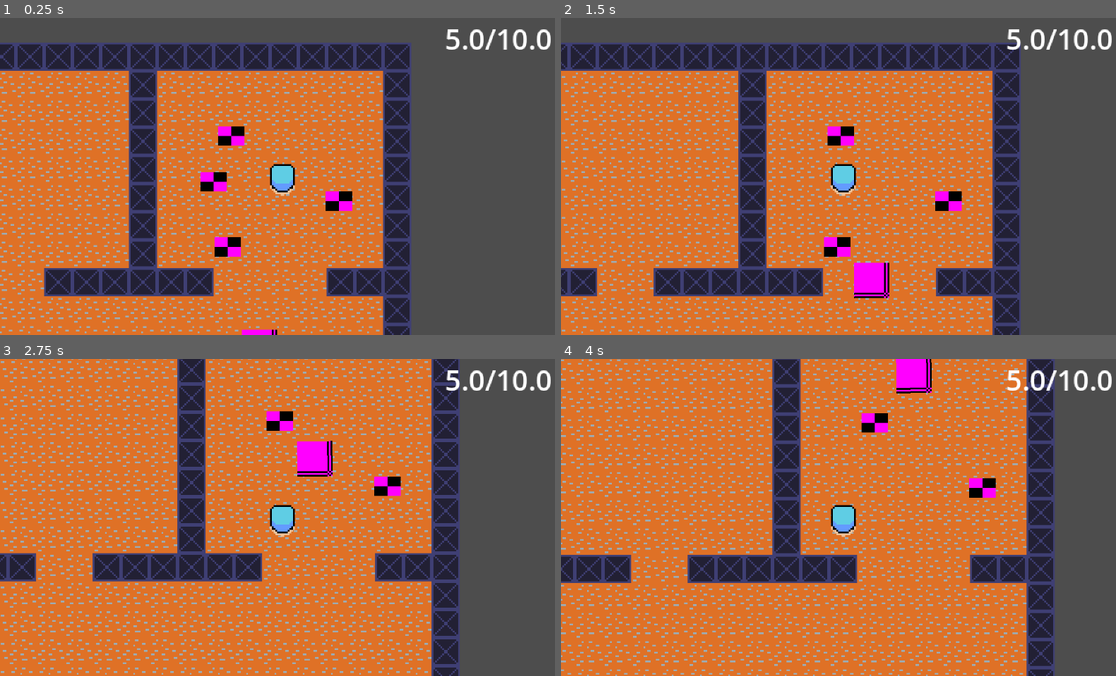
Above: before the commit, frames 1-4 (two rows, left to right).
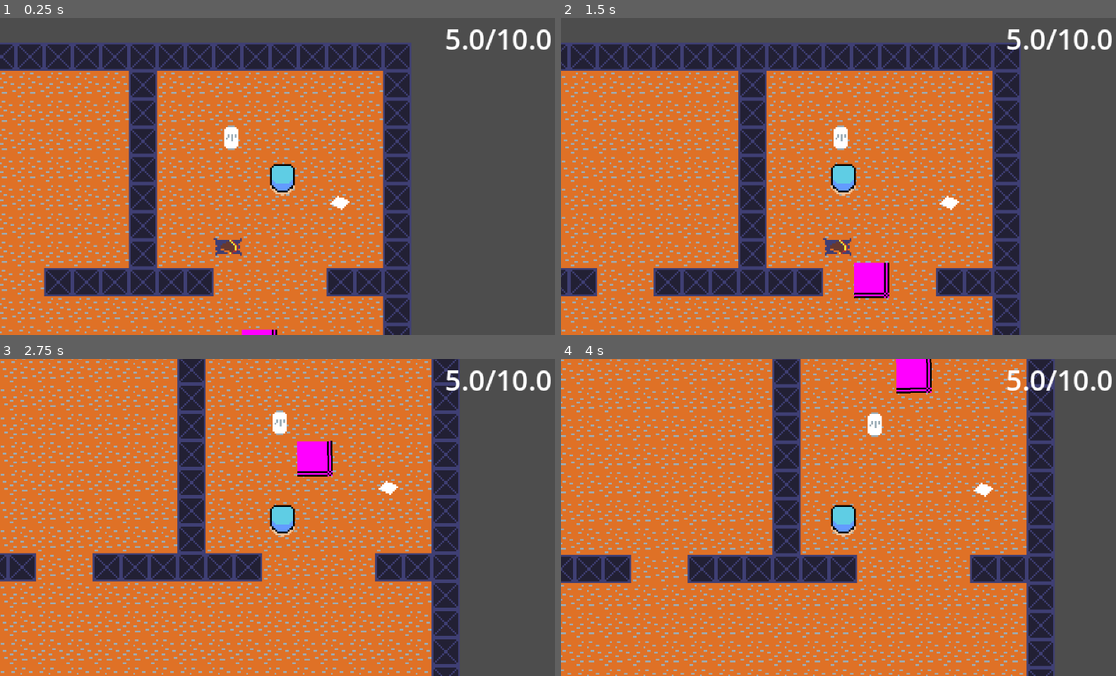
Above: after the commit, the same moments.

Repository: Robothan36/VLG-rpg
Game: Godot game, scene res://scene/main.tscn
Same seed, same stepped clock (60 frames per second), same inputs: the game is played once before the commit and once after it.
Inputs:
- Up to frame 1 (0.25 s): no input
- Up to frame 2 (1.5 s): tap Enter at 0.5 s; hold A (A) 0.53-1.28 s; tap D (D) at 0.8, 1.35 s
- Up to frame 3 (2.75 s): tap S (S) at 1.55 s; hold S (S) from 2.03 s (still down); tap W (w) at 2.3 s
- Up to frame 4 (4 s): release S (S) at 2.78 s; tap W (w) at 2.85 s; tap A (A) at 3.05 s; hold A (A) from 3.53 s (still down); tap D (D) at 3.8 s

The runs differ from the first frame. In frame 1, 1.2% of the frame differs, in the area x 36-64%, y 33-76%; in frame 2, 0.9%; in frame 3, 0.6%; in frame 4, 0.6%.

Commit message:
item texture display

Diff:
--- a/code/items_scripts and ressources/ressource/dextro_energy.tres
+++ b/code/items_scripts and ressources/ressource/dextro_energy.tres
@@ -1,15 +1,17 @@
-[gd_resource type="Resource" script_class="ItemData" load_steps=3 format=3 uid="uid://bc8msvoxt3yto"]
+[gd_resource type="Resource" script_class="ItemData" load_steps=4 format=3 uid="uid://bc8msvoxt3yto"]
 
+[ext_resource type="Texture2D" uid="uid://dxqbits2gye7k" path="res://assests/item_sprite_sheet.png" id="1_jdauj"]
 [ext_resource type="Script" uid="uid://bwea8hts1ojj3" path="res://code/items_scripts and ressources/item_data.gd" id="1_jhy8r"]
 
-[sub_resource type="PlaceholderTexture2D" id="PlaceholderTexture2D_tunso"]
-size = Vector2(2, 2)
+[sub_resource type="AtlasTexture" id="AtlasTexture_2qo8u"]
+atlas = ExtResource("1_jdauj")
+region = Rect2(32, 0, 16, 16)
 
 [resource]
 script = ExtResource("1_jhy8r")
 id = "1"
 name = "dextro Energy"
 description = "Will give you 1 Stamina"
-icon = SubResource("PlaceholderTexture2D_tunso")
+icon = SubResource("AtlasTexture_2qo8u")
 function = "dextro_energy"
 metadata/_custom_type_script = "uid://bwea8hts1ojj3"
--- a/code/items_scripts and ressources/ressource/monster_white.tres
+++ b/code/items_scripts and ressources/ressource/monster_white.tres
@@ -1,15 +1,17 @@
-[gd_resource type="Resource" script_class="ItemData" load_steps=3 format=3 uid="uid://lrn8tk6pn6n"]
+[gd_resource type="Resource" script_class="ItemData" load_steps=4 format=3 uid="uid://lrn8tk6pn6n"]
 
+[ext_resource type="Texture2D" uid="uid://dxqbits2gye7k" path="res://assests/item_sprite_sheet.png" id="1_gg308"]
 [ext_resource type="Script" uid="uid://bwea8hts1ojj3" path="res://code/items_scripts and ressources/item_data.gd" id="2_sqfpy"]
 
-[sub_resource type="PlaceholderTexture2D" id="PlaceholderTexture2D_6chtt"]
-size = Vector2(2, 2)
+[sub_resource type="AtlasTexture" id="AtlasTexture_sqfpy"]
+atlas = ExtResource("1_gg308")
+region = Rect2(0, 0, 16, 16)
 
 [resource]
 script = ExtResource("2_sqfpy")
 id = "0"
 name = "monster white"
 description = "will give you 3 stamina"
-icon = SubResource("PlaceholderTexture2D_6chtt")
+icon = SubResource("AtlasTexture_sqfpy")
 function = "monster_white"
 metadata/_custom_type_script = "uid://bwea8hts1ojj3"
--- a/code/items_scripts and ressources/ressource/space_kecks.tres
+++ b/code/items_scripts and ressources/ressource/space_kecks.tres
@@ -1,15 +1,17 @@
-[gd_resource type="Resource" script_class="ItemData" load_steps=3 format=3 uid="uid://c3gnvw4qxebbf"]
+[gd_resource type="Resource" script_class="ItemData" load_steps=4 format=3 uid="uid://c3gnvw4qxebbf"]
 
+[ext_resource type="Texture2D" uid="uid://dxqbits2gye7k" path="res://assests/item_sprite_sheet.png" id="1_e1lx7"]
 [ext_resource type="Script" uid="uid://bwea8hts1ojj3" path="res://code/items_scripts and ressources/item_data.gd" id="1_fspr0"]
 
-[sub_resource type="PlaceholderTexture2D" id="PlaceholderTexture2D_fspr0"]
-size = Vector2(2, 2)
+[sub_resource type="AtlasTexture" id="AtlasTexture_eaaht"]
+atlas = ExtResource("1_e1lx7")
+region = Rect2(16, 0, 16, 16)
 
 [resource]
 script = ExtResource("1_fspr0")
 id = "2"
 name = "Space Kecks"
 description = "will give you 2 health"
-icon = SubResource("PlaceholderTexture2D_fspr0")
+icon = SubResource("AtlasTexture_eaaht")
 function = "space_kecks"
 metadata/_custom_type_script = "uid://bwea8hts1ojj3"
--- a/scene/item.tscn
+++ b/scene/item.tscn
@@ -20,9 +20,10 @@
 "
 
 [sub_resource type="PlaceholderTexture2D" id="PlaceholderTexture2D_4w2rt"]
+size = Vector2(8, 8)
 
 [sub_resource type="RectangleShape2D" id="RectangleShape2D_akoh1"]
-size = Vector2(8, 6)
+size = Vector2(10, 10)
 
 [node name="item" type="Node2D"]
 script = SubResource("GDScript_akoh1")
@@ -30,7 +31,6 @@
 
 [node name="Sprite2D" type="Sprite2D" parent="."]
 position = Vector2(1.4210855e-14, 1.4210855e-14)
-scale = Vector2(7.5, 5.5)
 texture = SubResource("PlaceholderTexture2D_4w2rt")
 
 [node name="Area2D" type="Area2D" parent="."]
--- a/scene/main.tscn
+++ b/scene/main.tscn
@@ -44,7 +44,7 @@
 item_data = ExtResource("7_p1hux")
 
 [node name="item7" parent="item_container" instance=ExtResource("5_0ha60")]
-position = Vector2(-23, -495)
+position = Vector2(143, -345)
 item_data = ExtResource("8_of57s")
 
 [node name="item8" parent="item_container" instance=ExtResource("5_0ha60")]
@@ -52,6 +52,7 @@
 
 [node name="item3" parent="item_container" instance=ExtResource("5_0ha60")]
 position = Vector2(-15, -458)
+item_data = ExtResource("8_of57s")
 
 [node name="CanvasLayer" type="CanvasLayer" parent="."]
 
